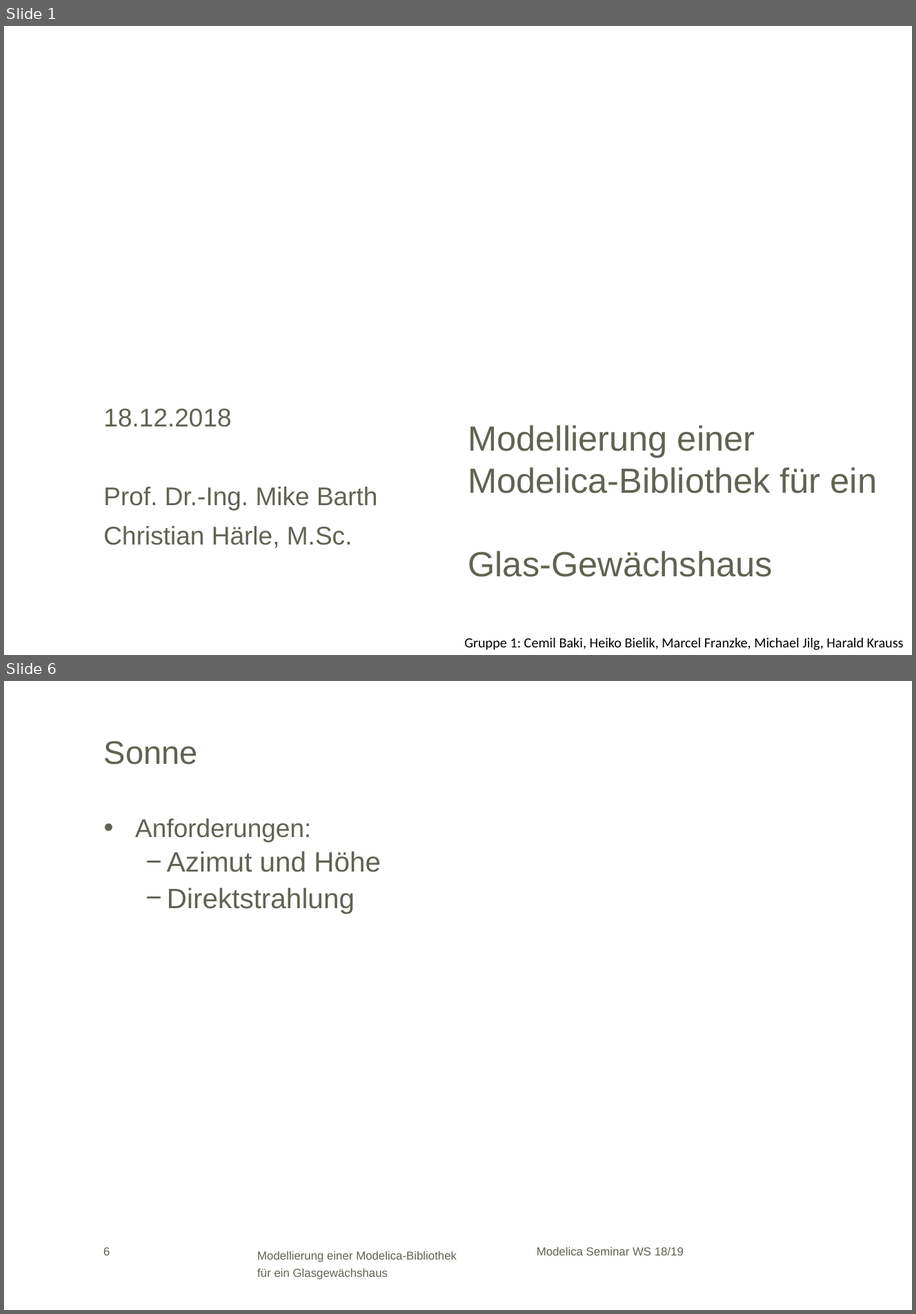
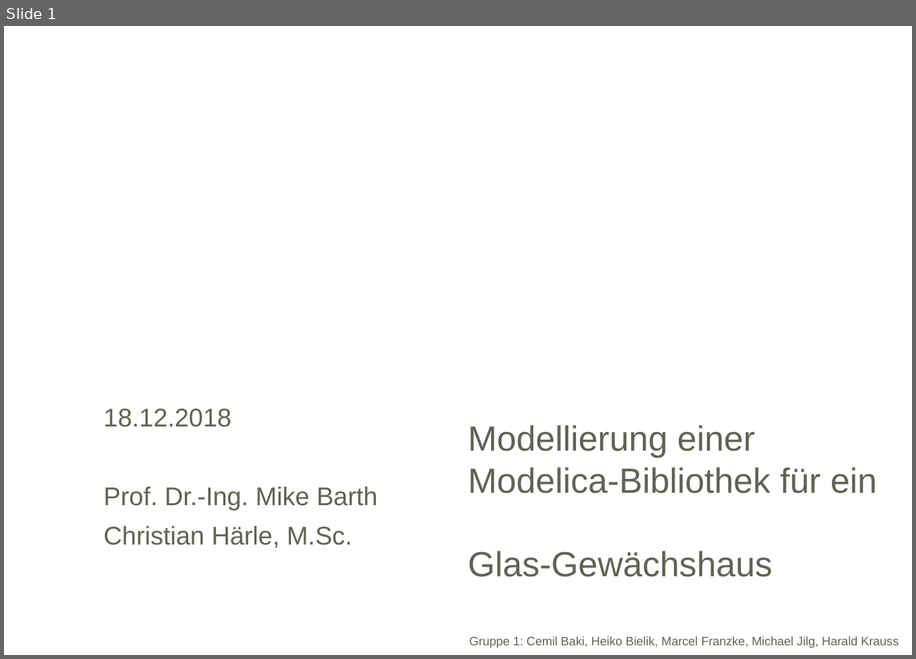
Before and after one commit to HeikoBielik/gewXhouse, a slide deck: Modelica WS 18_19_V3.pptx. Shown one above the other, each under a label of ours: slides 1 and 6 before the commit, slide 1 after it; the slides between them are not shown. The pictures are 916x1314 and 916x659 pixels, drawn with LibreOffice and Linux fonts; fonts in the diff are those of the drawing; background and template pictures are left out. Boxes give left, top, right and bottom in pixels: in the first picture for what was removed or moved away, otherwise in the second. Text is boxed around its words. In the diff, an @@ line names an element or a change of style, - is before the commit and + after.

```diff
--- a/Modelica WS 18_19_V3.pptx
+++ b/Modelica WS 18_19_V3.pptx
@@ slide 6 removed at (x1=4, y1=681, x2=912, y2=1310), background #FFFFFF @@
@@ title removed at (x1=104, y1=741, x2=198, y2=764) @@
-Sonne
@@ text removed at (x1=135, y1=818, x2=381, y2=913) @@
-• Anforderungen:
-  − Azimut und Höhe
-  − Direktstrahlung
@@ page number removed at (x1=103, y1=1247, x2=110, y2=1255) @@
-6
@@ text removed at (x1=257, y1=1251, x2=457, y2=1279) @@
-Modellierung einer Modelica-Bibliothek für ein Glasgewächshaus
@@ text removed at (x1=537, y1=1247, x2=684, y2=1255) @@
-Modelica Seminar WS 18/19
@@ slide 1 changed as well @@
@@ text "Gruppe 1: Cemil Baki, Heiko ..." at (x1=469, y1=636, x2=899, y2=648): size 12 to 10.5 pt, font Calibri to Arial, text colour #000000 to #626254 @@
```
Also in this commit, not shown: 1 other slide changed, 6 slides added, 8 other slides removed, 1 other file.
